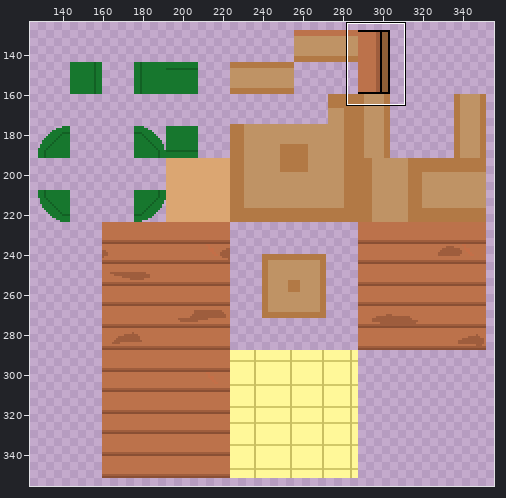
Two states of a sprite sheet, sprites/spr_side_walls/layers/2bd76e9d-0d60-4510-803b-37fb2acca1b6/a4c1e026-e160-491f-8459-29c88749faea.png. Above, an overview of the earlier version with the close-up marked.
Close-up. Earlier state:
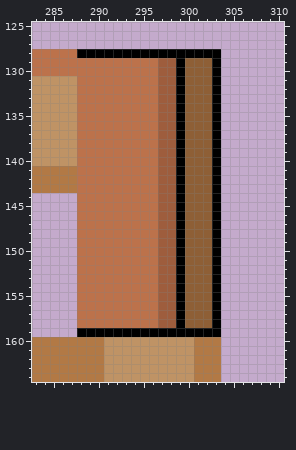
The file is 512x512 pixels. Shown: x 283..310, y 125..164. The wide view leaves out empty margins.
And afterwards:
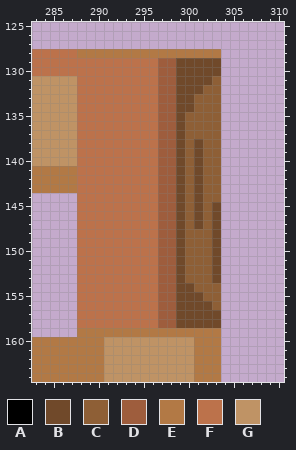
Palette (. is transparent): A #000000  B #70492a  C #8e5f36  D #9e5d3d  E #b27945  F #bc724b  G #bf9365
Edits made:
y 128: x 288..303 AAAAAAAAAAAAAAAA -> EEEEEEEEEEEEEEEE
y 129..130: x 299..303 ACCCA -> BBBBB
y 131: x 299..303 ACCCA -> BBBBC
y 132: x 299..301 ACC -> BBB; x 303 A -> C
y 133..134: x 299..300 AC -> BB; x 303 A -> C
y 135..137: x 299 A -> B; x 303 A -> C
y 138..144: x 299 A -> B; x 301 C -> B; x 303 A -> C
y 145..147: x 299 A -> B; x 301 C -> B; x 303 A -> B
y 148..153: x 299 A -> B; x 303 A -> B
y 154: x 299..300 AC -> BB; x 303 A -> C
y 155: x 299..301 ACC -> BBB; x 303 A -> C
y 156: x 299..303 ACCCA -> BBBBC
y 157..158: x 299..303 ACCCA -> BBBBB
y 159: x 288..303 AAAAAAAAAAAAAAAA -> EEEEEEEEEEEEEEEE
Pixel boxes of the changes (left, top, right, bottom) in both close-ups:
changed: (77, 49, 221, 337)
